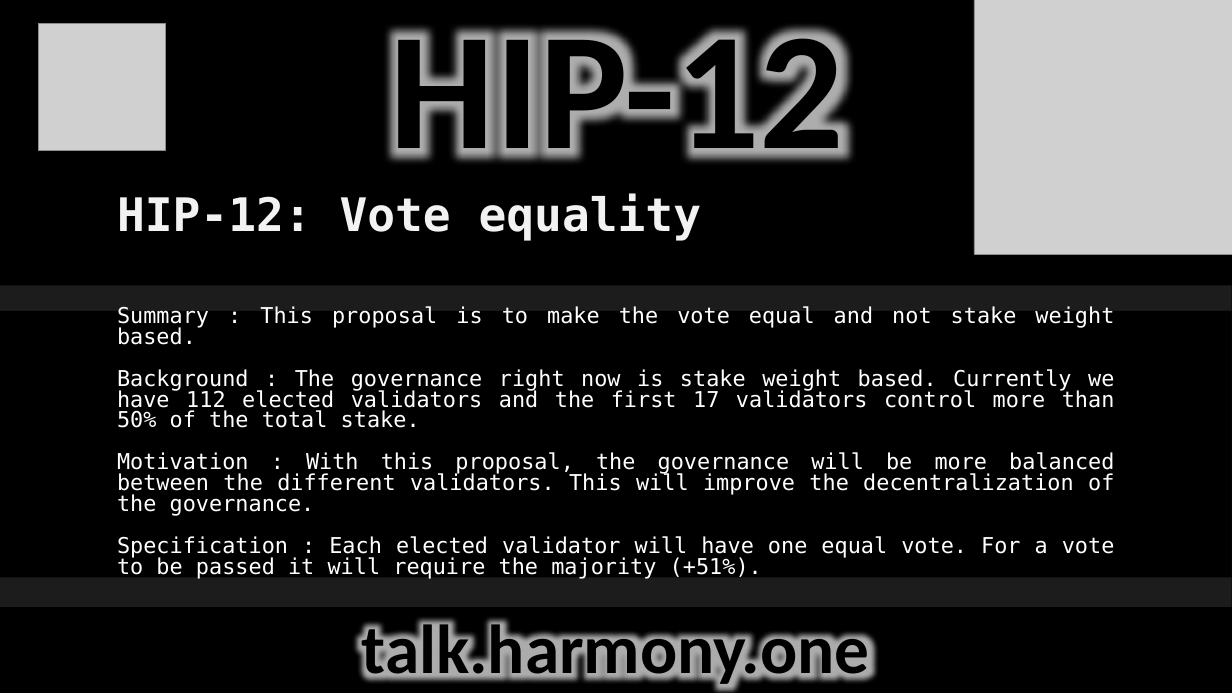
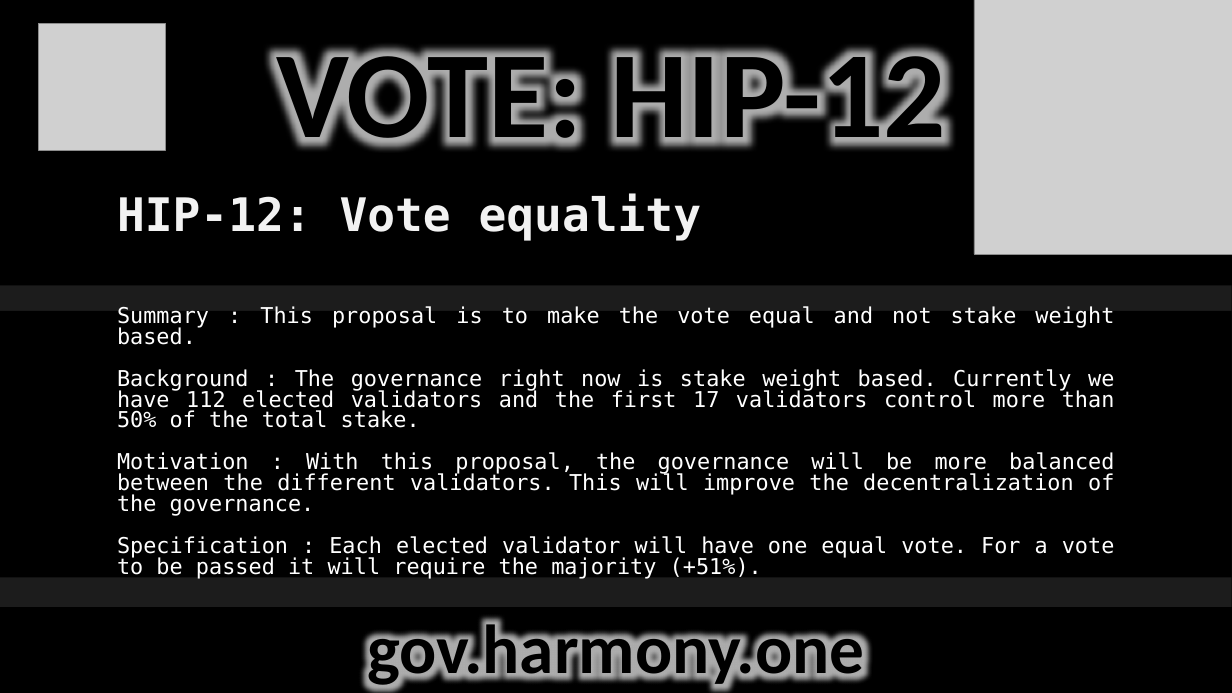
Before and after one commit to harmony-one-vdao/dao_twitter, a slide deck: slide 1 of tweet_data/media/HIP/HIP12.pptx. Drawn at 1232x693 pixels with LibreOffice and Linux fonts; fonts in the diff are those of the drawing; grey boxes stand for pictures; background and template pictures are left out. Boxes give left, top, right and bottom in pixels: in the first picture for what was removed or moved away, otherwise in the second. Text is boxed around its words. In the diff, an @@ line names an element or a change of style, - is before the commit and + after.

```diff
--- a/tweet_data/media/HIP/HIP12.pptx
+++ b/tweet_data/media/HIP/HIP12.pptx
@@ text at box(276, 47, 946, 149): text changed; size 130 to 96 pt @@
-HIP-12
+VOTE: HIP-12
@@ text at box(367, 618, 864, 691): text changed @@
-talk.harmony.one
+gov.harmony.one
```
Also in this commit, not shown: 8 other files.
